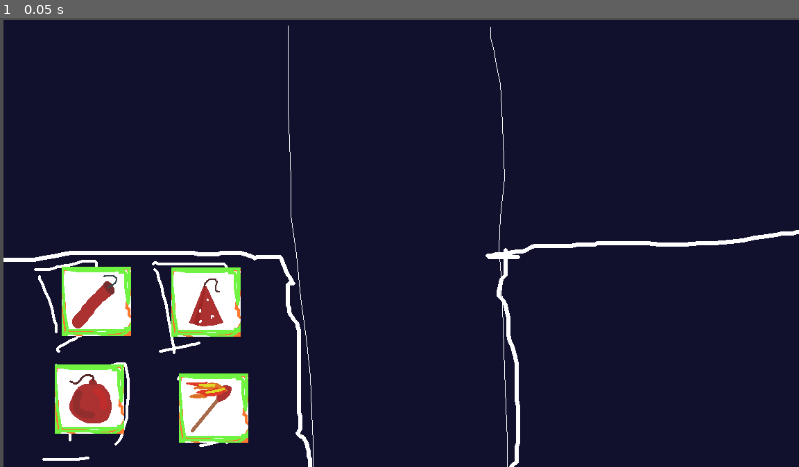
Above: before the commit, frame 1.
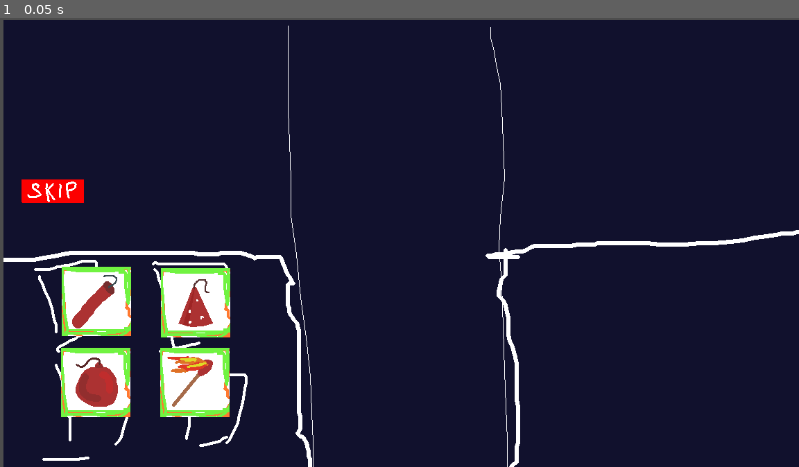
Above: after the commit, the same moment.

Repository: nilay-v3rma/godot_gamejam_25
Game: Godot game, scene res://rooms/level.tscn
Same seed, same stepped clock (60 frames per second), same inputs: the game is played once before the commit and once after it.
Inputs:
- Up to frame 1 (0.05 s): no input

The runs differ from the first frame. In frame 1, 4.7% of the frame differs, in the area x 2-32%, y 35-95%.

Commit message:
[cards] organization + skip turn

Diff:
--- a/gui/cardslot.tscn
+++ b/gui/cardslot/cardslot.tscn
@@ -1,8 +1,8 @@
 [gd_scene load_steps=5 format=3 uid="uid://cw6rlsf0pg15r"]
 
-[ext_resource type="Texture2D" uid="uid://dccusm8ha0k07" path="res://gui/cardSlot1.png" id="1_7kl8x"]
-[ext_resource type="Texture2D" uid="uid://0h5btkjlsbjs" path="res://gui/cardSlot2.png" id="2_24p7m"]
-[ext_resource type="Script" uid="uid://bgtmymu0ofgtg" path="res://rooms/cardslot.gd" id="3_uquwx"]
+[ext_resource type="Texture2D" uid="uid://dccusm8ha0k07" path="res://gui/cardslot/cardSlot1.png" id="1_7kl8x"]
+[ext_resource type="Texture2D" uid="uid://0h5btkjlsbjs" path="res://gui/cardslot/cardSlot2.png" id="2_24p7m"]
+[ext_resource type="Script" uid="uid://bgtmymu0ofgtg" path="res://gui/cardslot/cardslot.gd" id="3_uquwx"]
 [ext_resource type="Texture2D" uid="uid://dnrk56uoohkir" path="res://cards/icons/1.png" id="4_24p7m"]
 
 [node name="cardslot" type="TouchScreenButton"]
--- a/rooms/cardview.gd
+++ b/gui/cardview/cardview.gd
@@ -11,7 +11,7 @@
 var db: CardDB
 var invoked_card_slot: int
 
-# main signal
+# main signal # for card skip, -1 -1 is emitted
 signal card_deployed(slot_index: int, card_id: int)
 
 func _ready() -> void:
@@ -64,3 +64,7 @@
 func _on_cardslot_3_card_used(card_id: Variant) -> void:
 	invoked_card_slot = 3
 	card_used(card_id)
+
+
+func _on_skipturn_skipturn() -> void:
+	card_deployed.emit(-1, -1)
--- /dev/null
+++ b/gui/skipturn/skipturn.gd
@@ -0,0 +1,7 @@
+extends GUIButton
+
+signal skipturn
+
+
+func _on_button_activated(data: Variant) -> void:
+	skipturn.emit()
--- a/rooms/level.tscn
+++ b/rooms/level.tscn
@@ -1,14 +1,16 @@
-[gd_scene load_steps=10 format=3 uid="uid://cg7ut2wo8cenf"]
+[gd_scene load_steps=12 format=3 uid="uid://cg7ut2wo8cenf"]
 
 [ext_resource type="Texture2D" uid="uid://cub36ieoka36c" path="res://rooms/level.png" id="1_0dt1f"]
-[ext_resource type="Texture2D" uid="uid://v1rews1v410a" path="res://gui/cardview.png" id="2_dg3qb"]
-[ext_resource type="PackedScene" uid="uid://cw6rlsf0pg15r" path="res://gui/cardslot.tscn" id="2_knkn0"]
-[ext_resource type="Script" uid="uid://cp17orsv0qrkx" path="res://rooms/cardview.gd" id="3_x0uc3"]
+[ext_resource type="Texture2D" uid="uid://v1rews1v410a" path="res://gui/cardview/cardview.png" id="2_dg3qb"]
+[ext_resource type="PackedScene" uid="uid://cw6rlsf0pg15r" path="res://gui/cardslot/cardslot.tscn" id="2_knkn0"]
+[ext_resource type="Script" uid="uid://cp17orsv0qrkx" path="res://gui/cardview/cardview.gd" id="3_x0uc3"]
+[ext_resource type="Texture2D" uid="uid://cr0mhalnev753" path="res://gui/skipturn/skip.png" id="3_yhl0x"]
 [ext_resource type="Texture2D" uid="uid://dnrk56uoohkir" path="res://cards/icons/1.png" id="4_2cqxi"]
-[ext_resource type="Texture2D" uid="uid://bfc6n1v8ej4t1" path="res://gui/use.png" id="4_ianyd"]
-[ext_resource type="Texture2D" uid="uid://26mrxesutfle" path="res://gui/dont.png" id="5_knkn0"]
-[ext_resource type="Script" uid="uid://cevw7iijqrqfo" path="res://rooms/use.gd" id="5_yhl0x"]
-[ext_resource type="Script" uid="uid://b0gvrvj6sa5jt" path="res://rooms/dont.gd" id="7_yhl0x"]
+[ext_resource type="Script" uid="uid://ckc57d5gyows8" path="res://gui/skipturn/skipturn.gd" id="4_at2w1"]
+[ext_resource type="Texture2D" uid="uid://bfc6n1v8ej4t1" path="res://gui/cardview/use.png" id="4_ianyd"]
+[ext_resource type="Texture2D" uid="uid://26mrxesutfle" path="res://gui/cardview/dont.png" id="5_knkn0"]
+[ext_resource type="Script" uid="uid://cevw7iijqrqfo" path="res://gui/cardview/use.gd" id="5_yhl0x"]
+[ext_resource type="Script" uid="uid://b0gvrvj6sa5jt" path="res://gui/cardview/dont.gd" id="7_yhl0x"]
 
 [node name="level" type="Node2D"]
 
@@ -22,19 +24,25 @@
 position = Vector2(89, 359)
 
 [node name="cardslot1" parent="combatcontroller" instance=ExtResource("2_knkn0")]
-position = Vector2(247, 360)
+position = Vector2(232, 361)
 slot_index = 1
 card_id = 2
 
 [node name="cardslot2" parent="combatcontroller" instance=ExtResource("2_knkn0")]
-position = Vector2(79, 500)
+position = Vector2(88, 476)
 slot_index = 2
 card_id = 3
 
 [node name="cardslot3" parent="combatcontroller" instance=ExtResource("2_knkn0")]
-position = Vector2(258, 513)
+position = Vector2(231, 476)
 slot_index = 3
 card_id = 4
+
+[node name="skipturn" type="TouchScreenButton" parent="combatcontroller"]
+position = Vector2(31, 233)
+texture_normal = ExtResource("3_yhl0x")
+texture_pressed = ExtResource("3_yhl0x")
+script = ExtResource("4_at2w1")
 
 [node name="cardview" type="Sprite2D" parent="combatcontroller"]
 position = Vector2(-69, 917)
@@ -96,6 +104,8 @@
 [connection signal="card_used" from="combatcontroller/cardslot1" to="combatcontroller/cardview" method="_on_cardslot_1_card_used"]
 [connection signal="card_used" from="combatcontroller/cardslot2" to="combatcontroller/cardview" method="_on_cardslot_2_card_used"]
 [connection signal="card_used" from="combatcontroller/cardslot3" to="combatcontroller/cardview" method="_on_cardslot_3_card_used"]
+[connection signal="button_activated" from="combatcontroller/skipturn" to="combatcontroller/skipturn" method="_on_button_activated"]
+[connection signal="skipturn" from="combatcontroller/skipturn" to="combatcontroller/cardview" method="_on_skipturn_skipturn"]
 [connection signal="card_deployed" from="combatcontroller/cardview" to="combatcontroller/cardslot0" method="_on_cardview_card_deployed"]
 [connection signal="card_deployed" from="combatcontroller/cardview" to="combatcontroller/cardslot1" method="_on_cardview_card_deployed"]
 [connection signal="card_deployed" from="combatcontroller/cardview" to="combatcontroller/cardslot2" method="_on_cardview_card_deployed"]
Renamed: gui/cardSlot.png -> gui/cardslot/cardSlot.png
Not shown, changed: gui/cardslot/cardSlot.png.import
Renamed: gui/cardSlot1.png -> gui/cardslot/cardSlot1.png
Not shown, changed: gui/cardslot/cardSlot1.png.import
Renamed: gui/cardSlot2.png -> gui/cardslot/cardSlot2.png
Not shown, added: gui/cardslot/cardSlot2.png.import
Renamed: rooms/cardslot.gd -> gui/cardslot/cardslot.gd
Renamed: rooms/cardslot.gd.uid -> gui/cardslot/cardslot.gd.uid
Renamed: rooms/cardview.gd.uid -> gui/cardview/cardview.gd.uid
Renamed: gui/cardview.png -> gui/cardview/cardview.png
Not shown, changed: gui/cardview/cardview.png.import
Renamed: rooms/dont.gd -> gui/cardview/dont.gd
(and 10 more such lines)
